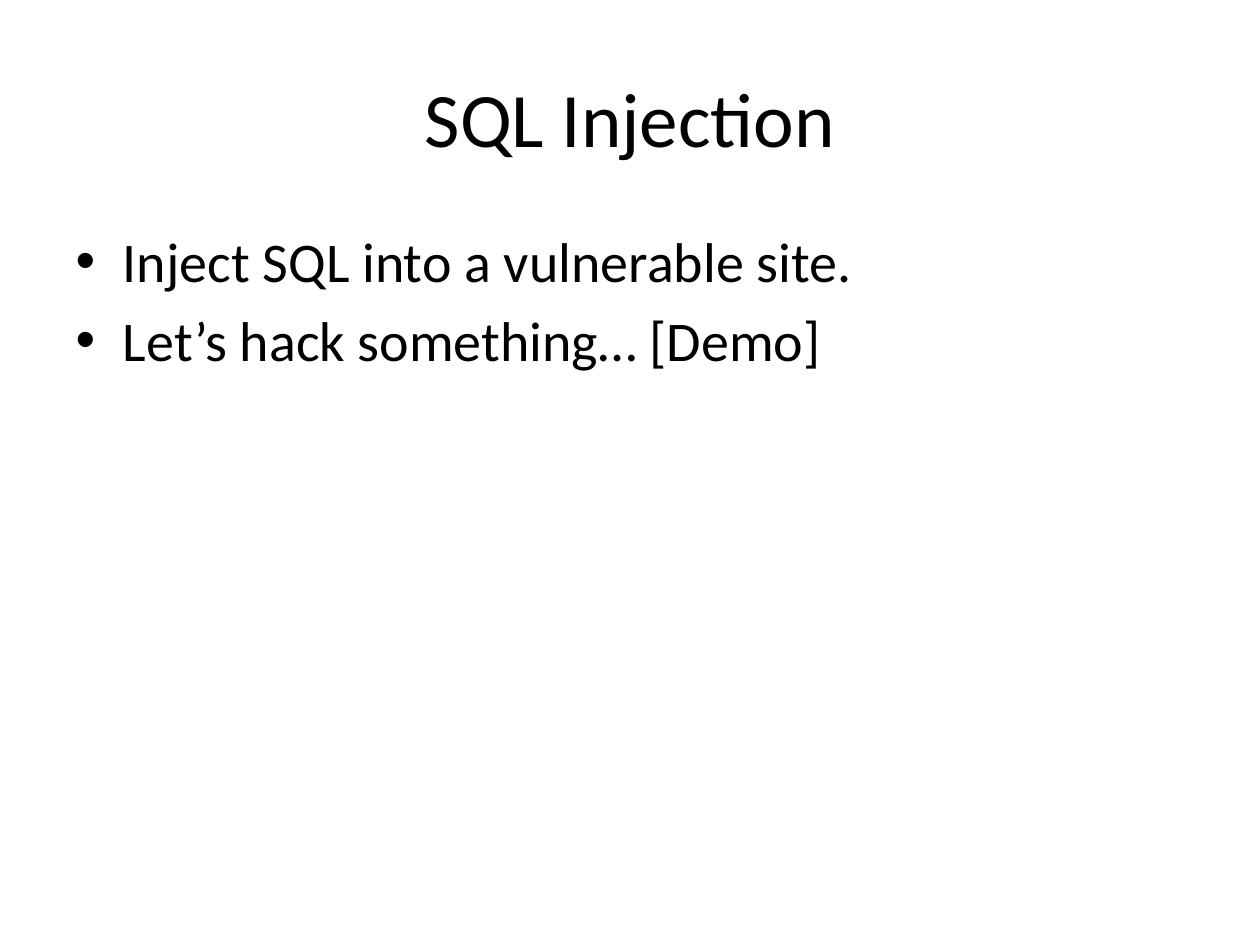
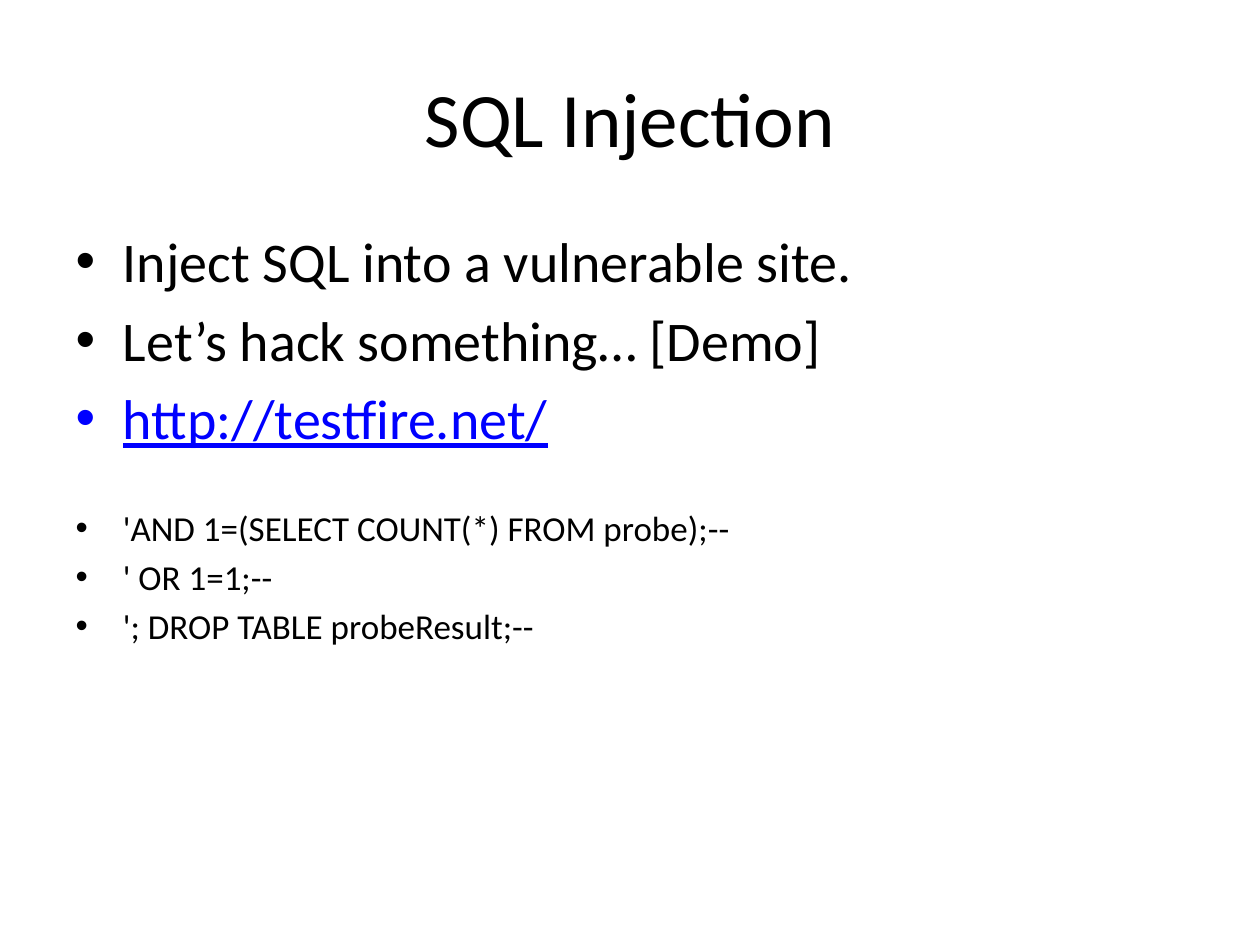
Before and after one commit to casmos1/Learning, a slide deck: slide 10 of Security/Content/Documents/Security.pptx (slide 11 before the commit). Drawn at 1260x945 pixels with LibreOffice and Linux fonts; fonts in the diff are those of the drawing. Boxes give left, top, right and bottom in pixels: in the first picture for what was removed or moved away, otherwise in the second. Text is boxed around its words. In the diff, an @@ line names an element or a change of style, - is before the commit and + after.

```diff
--- a/Security/Content/Documents/Security.pptx
+++ b/Security/Content/Documents/Security.pptx
@@ text at (123, 400, 729, 645): paragraphs added @@
+• http://testfire.net/
+• 'AND 1=(SELECT COUNT(*) FROM probe);--
+• ' OR 1=1;--
+• '; DROP TABLE probeResult;--
```
Also in this commit, not shown: 7 other slides changed, 1 slide added, 1 slide removed, 18 other files.
